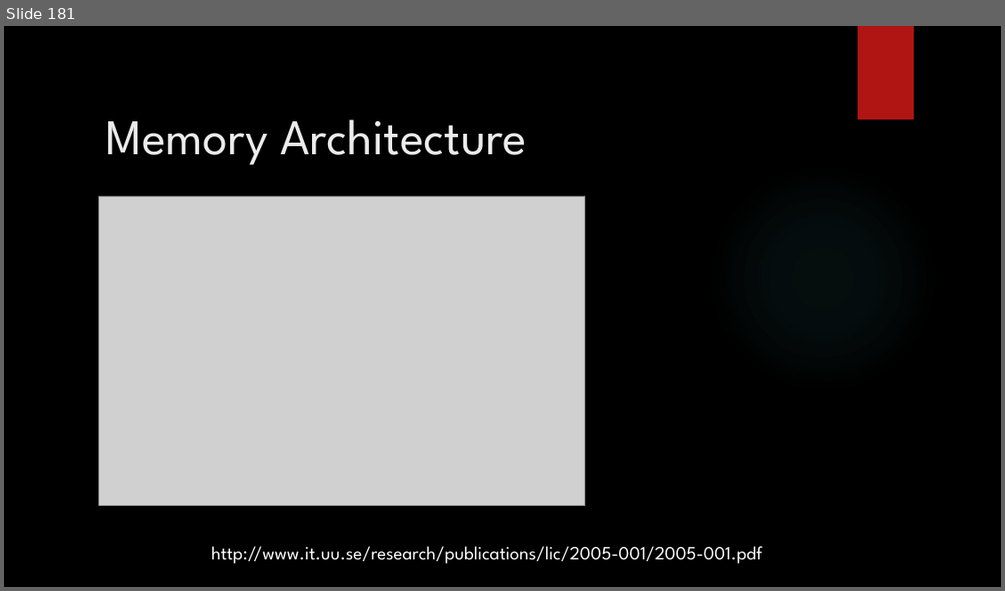
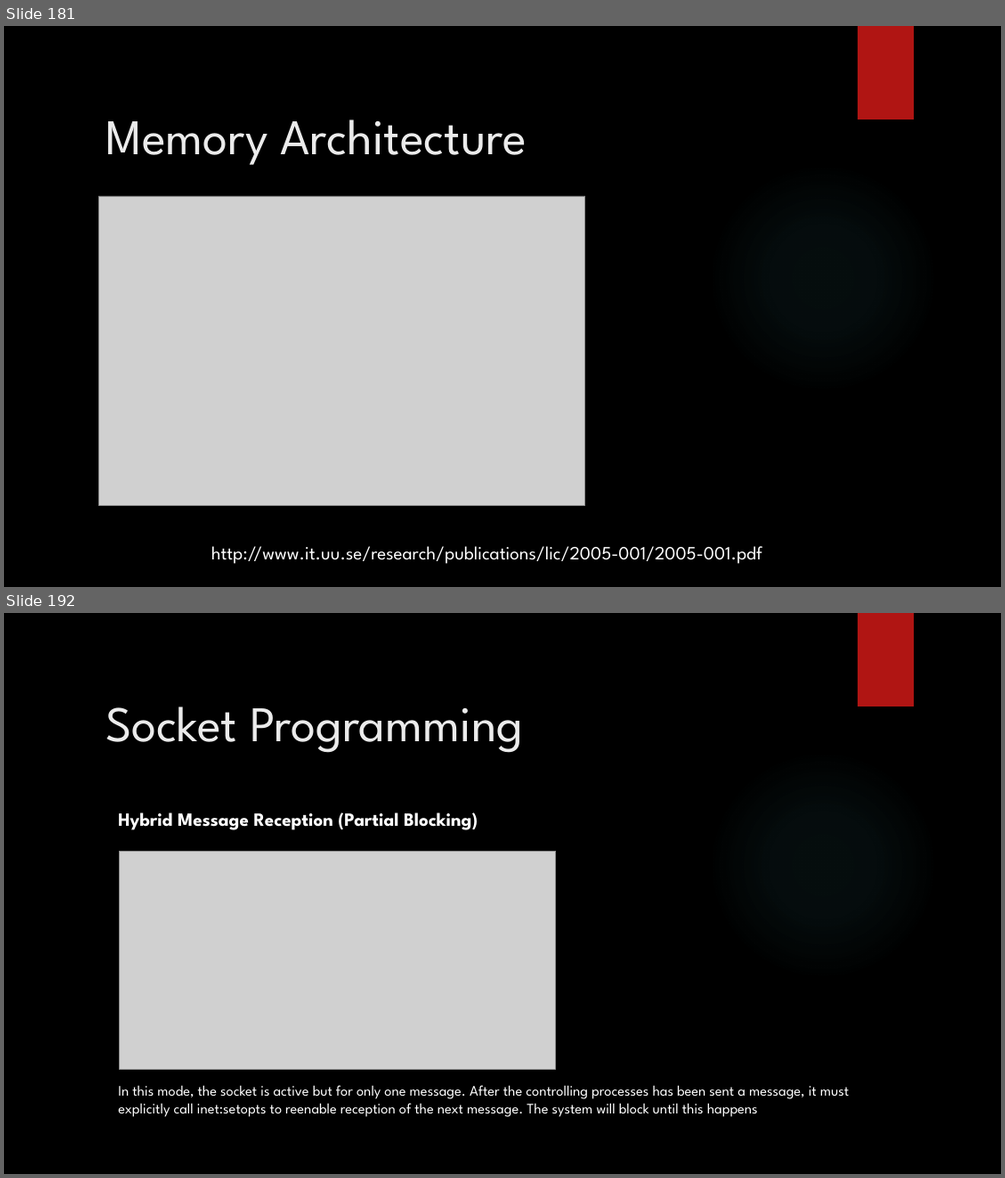
Before and after one commit to amadupu/ErlangTraining, a slide deck: ErlangTraining.pptx. Shown one above the other, each under a label of ours: slide 181 before the commit, slides 181 and 192 after it; the slides between them are not shown. The pictures are 1005x591 and 1005x1178 pixels, drawn with LibreOffice and Linux fonts; fonts in the diff are those of the drawing; grey boxes stand for pictures; background and template pictures are left out. Boxes give left, top, right and bottom in pixels: in the first picture for what was removed or moved away, otherwise in the second. Text is boxed around its words. In the diff, an @@ line names an element or a change of style, - is before the commit and + after.

```diff
--- a/ErlangTraining.pptx
+++ b/ErlangTraining.pptx
@@ slide 192 added at (4, 613, 1001, 1174), background picture (left out); not listed: 2 template elements that a slide beside it also shows @@
@@ title added at (105, 706, 523, 753), 48 pt, text #EBEBEB @@
+Socket Programming
@@ text added at (118, 812, 477, 830), 18 pt, text #FFFFFF, bold @@
+Hybrid Message Reception (Partial Blocking)
@@ picture added at (119, 851, 556, 1069) @@
@@ text added at (118, 1085, 849, 1117), 14 pt, text #FFFFFF @@
+In this mode, the socket is active but for only one message. After the controlling processes has been sent a message, it must explicitly call inet:setopts to reenable reception of the next message. The system will block until this happens
```
Also in this commit, not shown: 68 other slides added.
